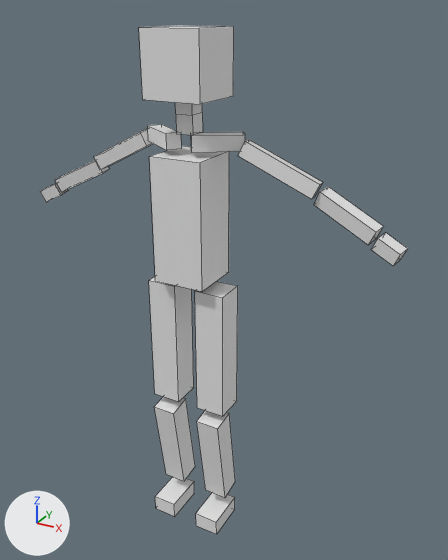
The Blender file THeBoxingNights1-1/src/pl/theboxingnights/app/assets/models/player/greenPlayer.blend: old version first, new version second.
Both versions are drawn from a camera (50 mm lens) standing at (79.1, -126.9, 142.8) and looking at (5.8, 6.4, 76.1). Arrows for +X, +Y and +Z are at lower left; the lights stay in place. Mesh edges are drawn as thin lines. Materials are left out; every surface is plain grey.

The scene before the commit, as lines of its bpy script (objects in view):
```python
ob_lewapiszczel = bpy.data.objects.new('LewaPiszczel', me_cube_013)
ob_lewapiszczel.location = (7.1, -0.3, 24.1)
ob_lewapiszczel.rotation_euler = (0.152, 0.0, 0.0)  # degrees (8.7, 0, 0)
ob_lewapiszczel.scale = (3.35, 3.31, 14.0)
ob_lewareka = bpy.data.objects.new('LewaReka', me_cube_008)
ob_lewareka.location = (49.1, 3.6, 93.8)
ob_lewareka.rotation_euler = (0.105, 0.446, -0.131)  # degrees (6, 26, -7.5)
ob_lewareka.scale = (-3.03, -1.87, -1.72)
ob_lewastopa = bpy.data.objects.new('LewaStopa', me_cube_015)
ob_lewastopa.location = (7.3, -1.5, 3.0)
ob_lewastopa.scale = (3.54, 5.72, 2.39)
ob_leweprzedramie = bpy.data.objects.new('LewePrzedramie', me_cube_009)
ob_leweprzedramie.location = (38.8, 4.6, 99.7)
ob_leweprzedramie.rotation_euler = (0.105, 0.446, -0.131)  # degrees (6, 26, -7.5)
ob_leweprzedramie.scale = (7.89, 1.9, 1.9)
ob_leweudo = bpy.data.objects.new('LeweUdo', me_cube_011)
ob_leweudo.location = (7.1, 0.0, 58.6)
ob_leweudo.scale = (4.12, 4.05, 17.9)
ob_prawapiszczel = bpy.data.objects.new('PrawaPiszczel', me_cube_012)
ob_prawapiszczel.location = (-7.1, -0.3, 24.1)
ob_prawapiszczel.rotation_euler = (0.152, 0.0, 0.0)  # degrees (8.7, 0, 0)
ob_prawapiszczel.scale = (3.35, 3.31, 14.0)
ob_prawastopa = bpy.data.objects.new('PrawaStopa', me_cube_014)
ob_prawastopa.location = (-7.3, -1.5, 3.0)
ob_prawastopa.scale = (3.54, 5.72, 2.39)
ob_praweudo = bpy.data.objects.new('PraweUdo', me_cube_010)
ob_praweudo.location = (-7.1, 0.0, 58.6)
ob_praweudo.scale = (4.12, 4.05, 17.9)
ob_tulow = bpy.data.objects.new('Tulow', me_cube)
ob_tulow.location = (0.0, 0.0, 94.4)
ob_tulow.scale = (6.98, 6.98, 16.1)
# also in view: 'Glowa' at (0.0, 0.0, 131.2); 'PrawePrzedramie' at (-38.8, 4.6, 99.7); 'Szyja' at (0.0, 0.0, 119.5); 'PraweRamie' at (-22.3, 3.3, 108.7); 'LeweRamie' at (22.3, 3.3, 108.7)
```
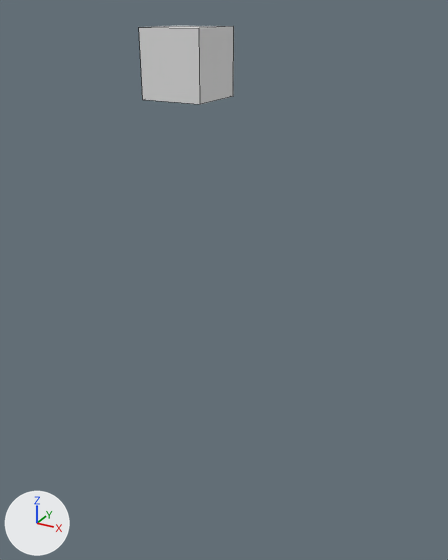
Changed parts and their boxes [x1, y1, x2, y2] in the pictures (448 x 560 px):
'Tulow', hidden
    before: [149, 146, 229, 292]
'LeweUdo', hidden
    before: [195, 281, 238, 416]
'PraweUdo', hidden
    before: [149, 277, 194, 402]
'LewaPiszczel', hidden
    before: [197, 411, 235, 497]
'PrawaPiszczel', hidden
    before: [154, 397, 195, 481]
'LeweRamie', hidden
    before: [238, 140, 323, 199]
'LewePrzedramie', hidden
    before: [314, 187, 384, 245]
'LewaStopa', hidden
    before: [196, 493, 235, 534]
'LewyBark', hidden
    before: [191, 132, 245, 152]
'PrawaStopa', hidden
    before: [155, 477, 194, 516]
'PraweRamie', hidden
    before: [94, 129, 153, 169]
'Szyja', hidden
    before: [175, 102, 203, 135]
'PrawePrzedramie', hidden
    before: [55, 160, 109, 192]
'PrawyBark', hidden
    before: [148, 124, 182, 150]
'LewaReka', hidden
    before: [371, 233, 408, 266]
'PrawaReka', hidden
    before: [40, 183, 68, 202]

The change in detail:
Object 'LewaStopa' (ob_lewastopa) is now hidden.
Object 'PrawaStopa' (ob_prawastopa) is now hidden.
Object 'LewaPiszczel' (ob_lewapiszczel) is now hidden.
Object 'PrawaPiszczel' (ob_prawapiszczel) is now hidden.
Object 'LeweUdo' (ob_leweudo) is now hidden.
Object 'PraweUdo' (ob_praweudo) is now hidden.
Object 'Tulow' (ob_tulow) is now hidden.
Object 'LewaReka' (ob_lewareka) is now hidden.
Object 'PrawaReka' (ob_prawareka) is now hidden.
Object 'LewePrzedramie' (ob_leweprzedramie) is now hidden.
Object 'PrawePrzedramie' (ob_praweprzedramie) is now hidden.
Object 'LeweRamie' (ob_leweramie) is now hidden.
Object 'PraweRamie' (ob_praweramie) is now hidden.
In object 'LewyBark' (ob_lewybark), parent is now set to ob_glowa.
In object 'LewyBark' (ob_lewybark), matrix_parent_inverse is now set to Matrix(((0.131, 0.0, 0.0, 0.0), (0.0, 0.131, 0.0, 0.0), (0.0, 0.0, 0.131, -17.14), (0.0, 0.0, 0.0, 1.0))).
Object 'LewyBark' (ob_lewybark) is now hidden.
In object 'PrawyBark' (ob_prawybark), parent is now set to ob_glowa.
In object 'PrawyBark' (ob_prawybark), matrix_parent_inverse is now set to Matrix(((0.131, 0.0, 0.0, 0.0), (0.0, 0.131, 0.0, 0.0), (0.0, 0.0, 0.131, -17.14), (0.0, 0.0, 0.0, 1.0))).
Object 'PrawyBark' (ob_prawybark) is now hidden.
Object 'Szyja' (ob_szyja) is now hidden.
